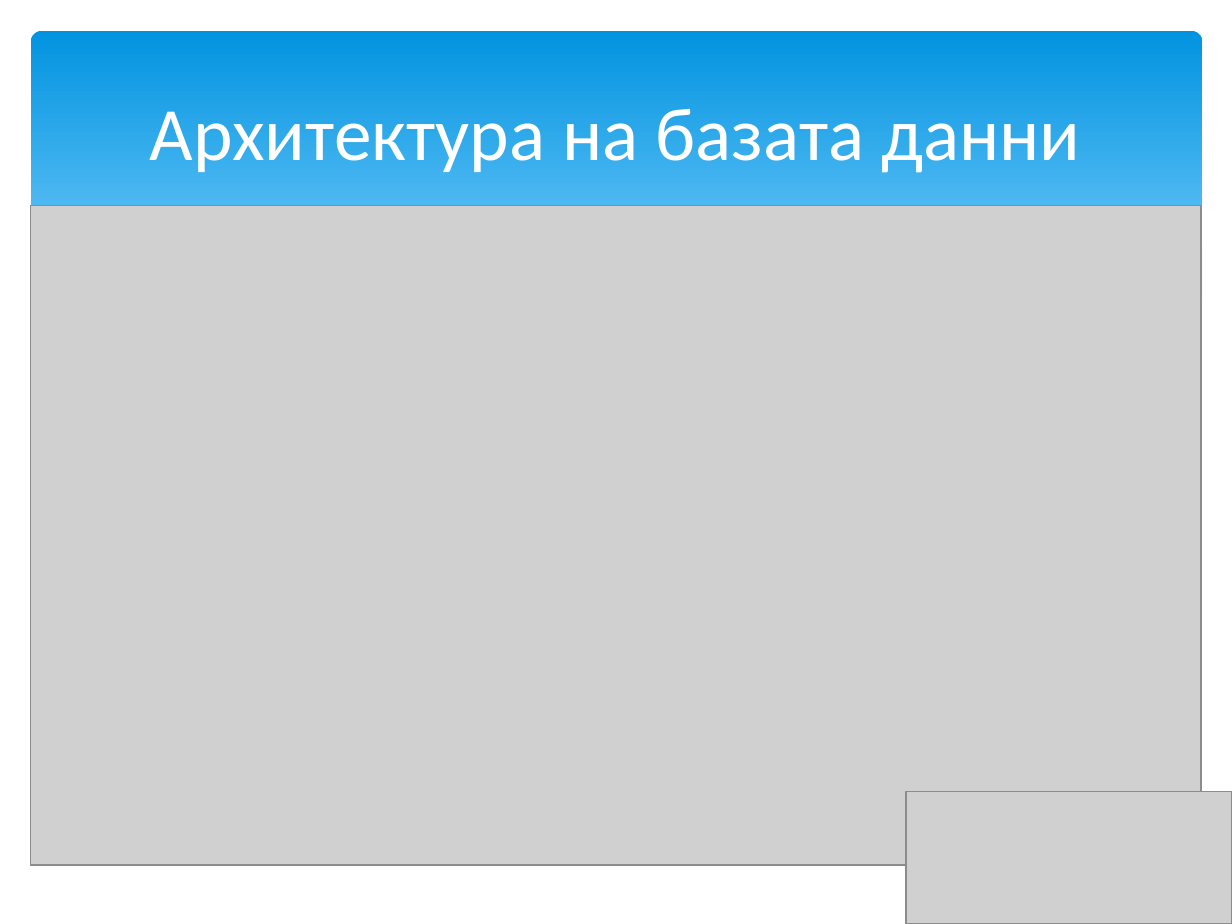
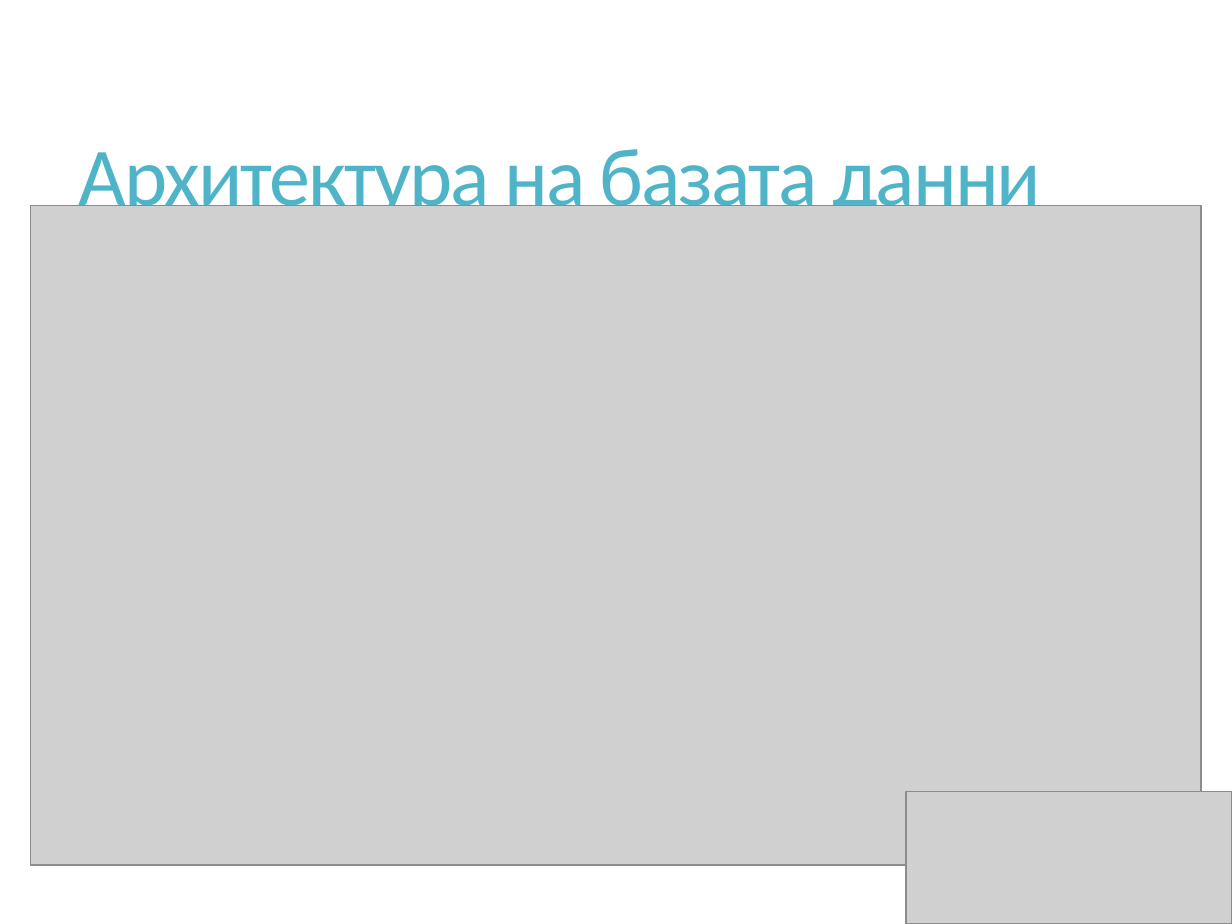
Before and after one commit to zyppyvids/HotelSys, a slide deck: slide 4 of Presentation/HotelSys.pptx. Drawn at 1232x924 pixels with LibreOffice and Linux fonts; fonts in the diff are those of the drawing; grey boxes stand for pictures. Boxes give left, top, right and bottom in pixels: in the first picture for what was removed or moved away, otherwise in the second. Text is boxed around its words. In the diff, an @@ line names an element or a change of style, - is before the commit and + after.

```diff
--- a/Presentation/HotelSys.pptx
+++ b/Presentation/HotelSys.pptx
@@ rounded rectangle removed at (x1=31, y1=31, x2=1202, y2=363) @@
@@ title "Архитектура на базата данни" moved from (x1=150, y1=109, x2=1081, y2=173) to (x1=79, y1=149, x2=1041, y2=224) @@
@@ title "Архитектура на базата данни" at (x1=79, y1=149, x2=1041, y2=224): size 44 to 48 pt, text colour #FFFFFF to #50B4C8, letter spacing 0 to -1.2 pt; alignment centre to left; line spacing 1 to 0.9 @@
```
Also in this commit, not shown: 8 other slides changed, 5 other files.
